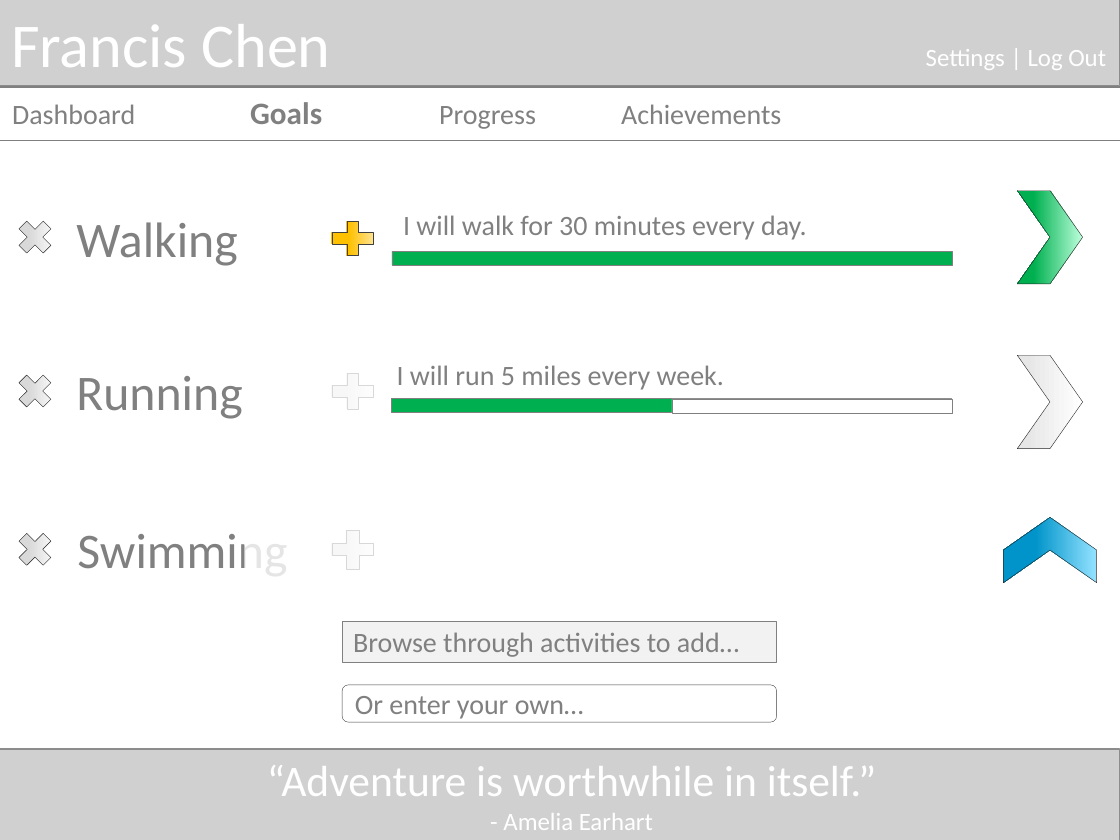
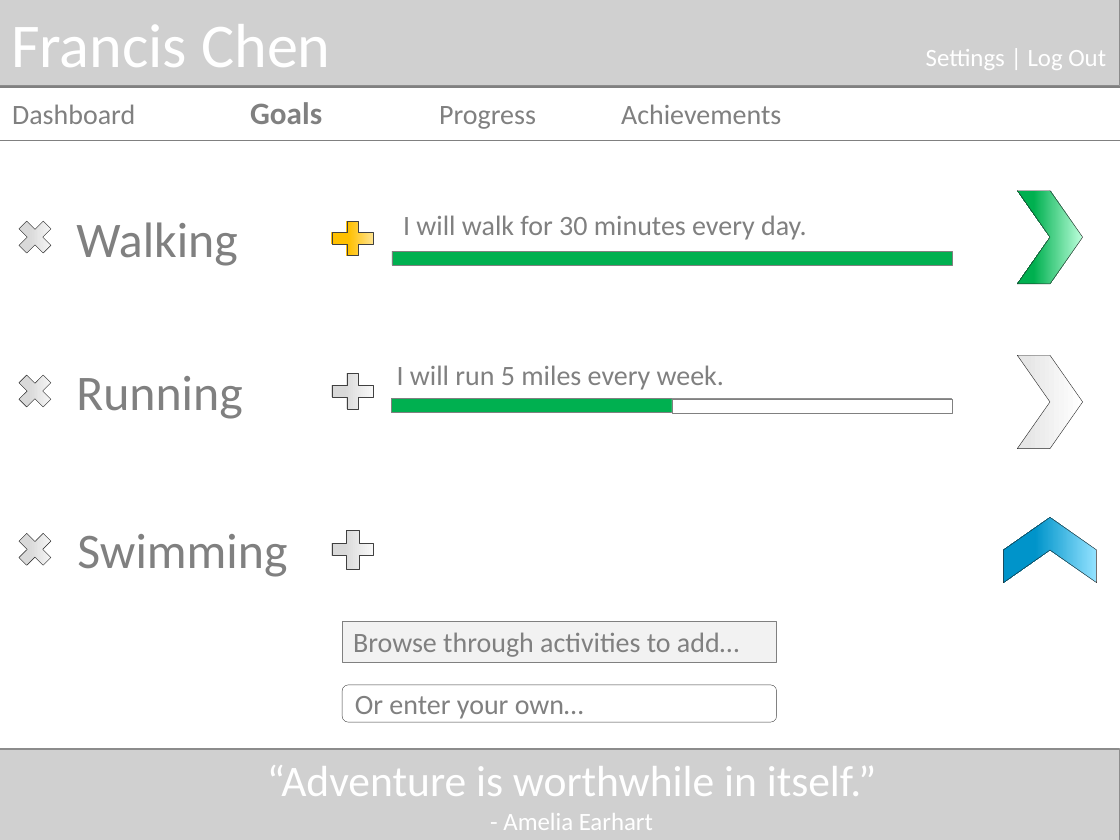
Before and after one commit to fxchen12/AlphaBrosPublic, a slide deck: slide 1 of docs/Mockups/First Draft/Draft Goals Mockup.pptx. Drawn at 1120x840 pixels with LibreOffice and Linux fonts; fonts in the diff are those of the drawing; grey boxes stand for pictures. Boxes give left, top, right and bottom in pixels: in the first picture for what was removed or moved away, otherwise in the second. Text is boxed around its words. In the diff, an @@ line names an element or a change of style, - is before the commit and + after.

```diff
--- a/docs/Mockups/First Draft/Draft Goals Mockup.pptx
+++ b/docs/Mockups/First Draft/Draft Goals Mockup.pptx
@@ rectangle: place and size @@
-rectangle at [325, 327, 385, 616]
+rectangle at [856, 440, 916, 729]
@@ rectangle: place and size @@
-rectangle at [244, 283, 316, 697]
+rectangle at [784, 512, 856, 719]
```
Also in this commit, not shown: 7 other files.
